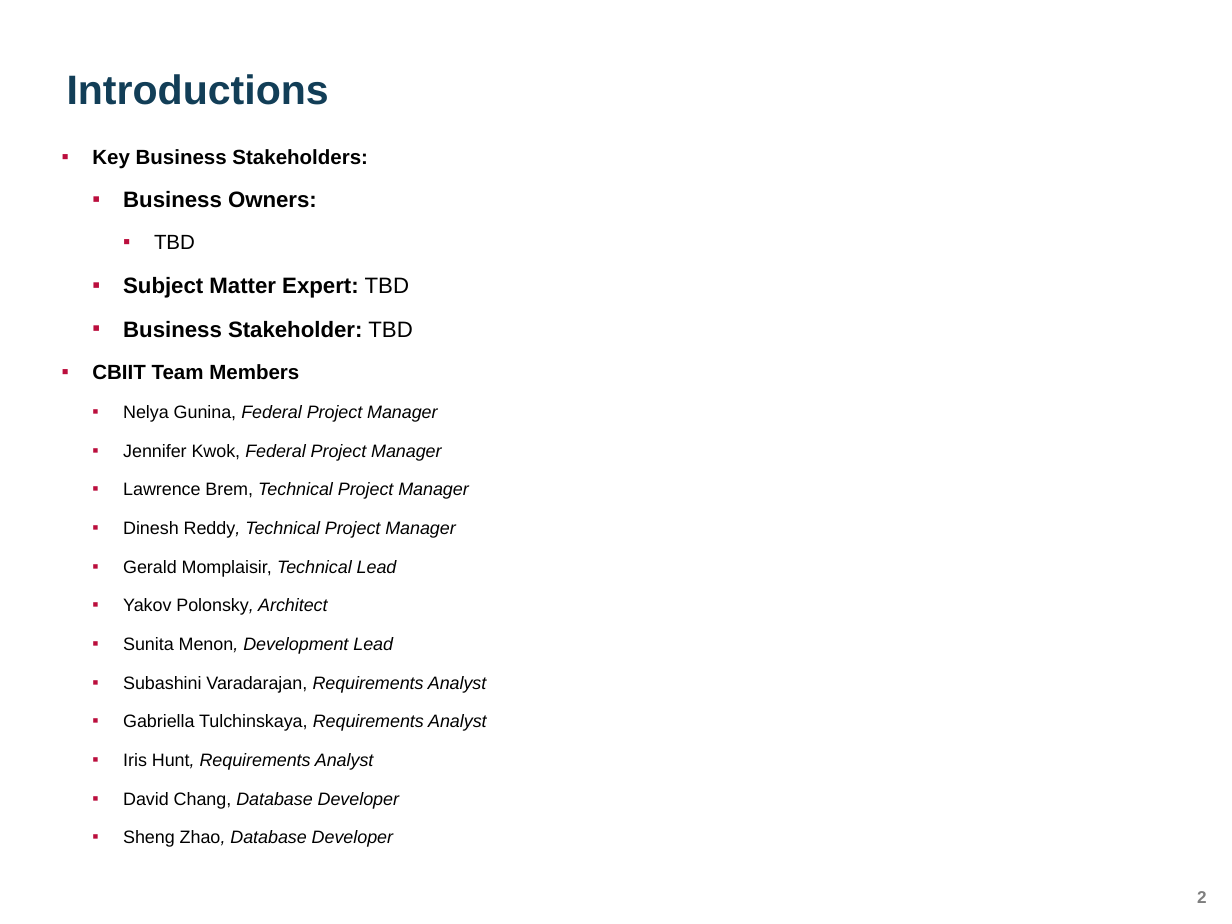
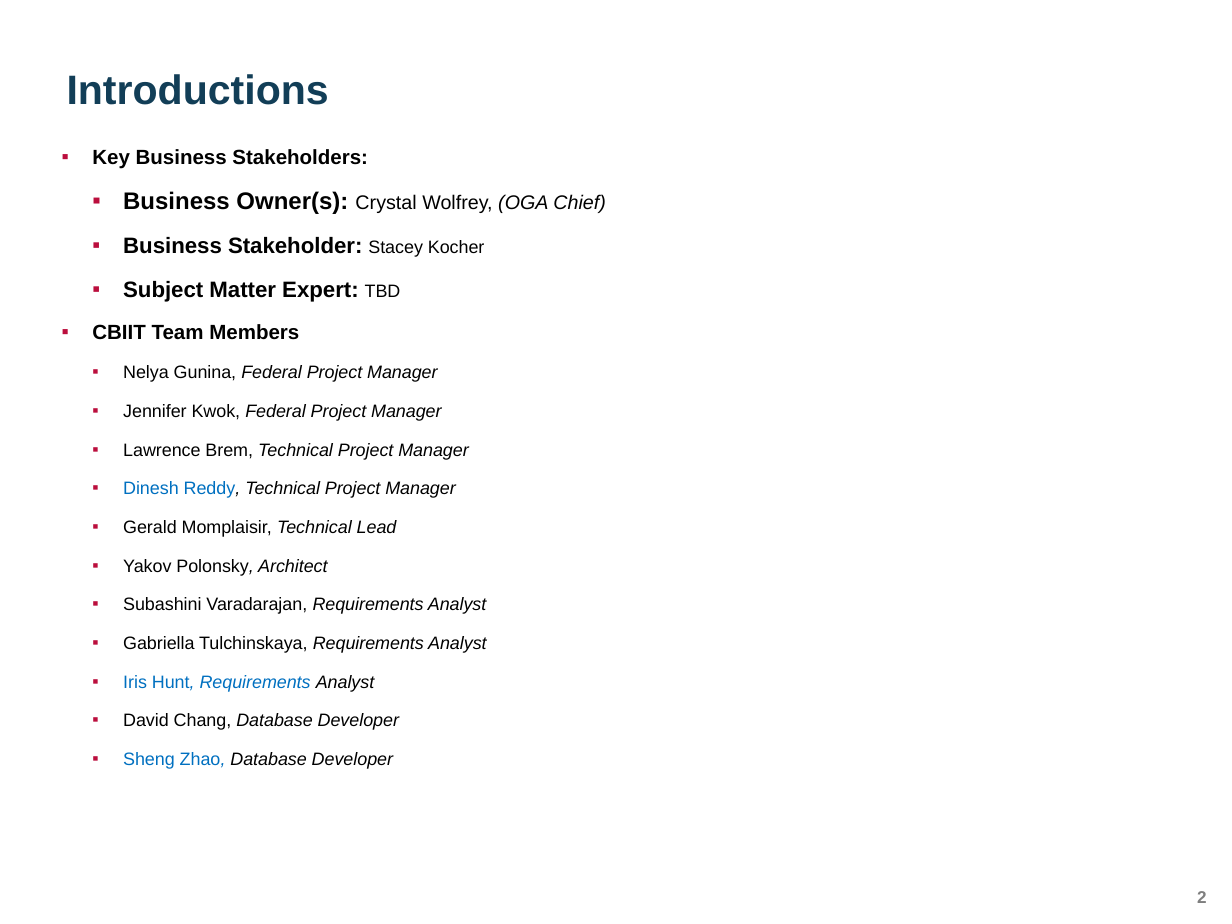
Before and after one commit to yaoh4/greensheets_classic, a slide deck: slide 2 of Requirements/Presentations/GreenSheets OGA presentation_version 1.pptx. Drawn at 1232x924 pixels with LibreOffice and Linux fonts; fonts in the diff are those of the drawing; background and template pictures are left out. Boxes give left, top, right and bottom in pixels: in the first picture for what was removed or moved away, otherwise in the second. Text is boxed around its words. In the diff, an @@ line names an element or a change of style, - is before the commit and + after.

```diff
--- a/Requirements/Presentations/GreenSheets OGA presentation_version 1.pptx
+++ b/Requirements/Presentations/GreenSheets OGA presentation_version 1.pptx
@@ text at (123,191,606,257): text changed; size 13 to 11.5 pt @@
-  ▪ Business Owners:
-    ▪ TBD
+  ▪ Business Owner(s): Crystal Wolfrey, (OGA Chief)
+  ▪ Business Stakeholder: Stacey Kocher
@@ text at (123,281,455,769): size 13 to 10.5 pt in "TBD"; text colour #000000 to #0070C0 in "Dinesh Reddy,", "Iris Hunt, Requirements", "Sheng Zhao," @@
@@ text at (123,321,412,338): paragraph removed @@
-  ▪ Business Stakeholder: TBD
@@ text at (123,637,393,654): paragraph removed @@
-  ▪ Sunita Menon, Development Lead
```
Also in this commit, not shown: 3 other slides changed, 4 slides added, 10 slides removed.
